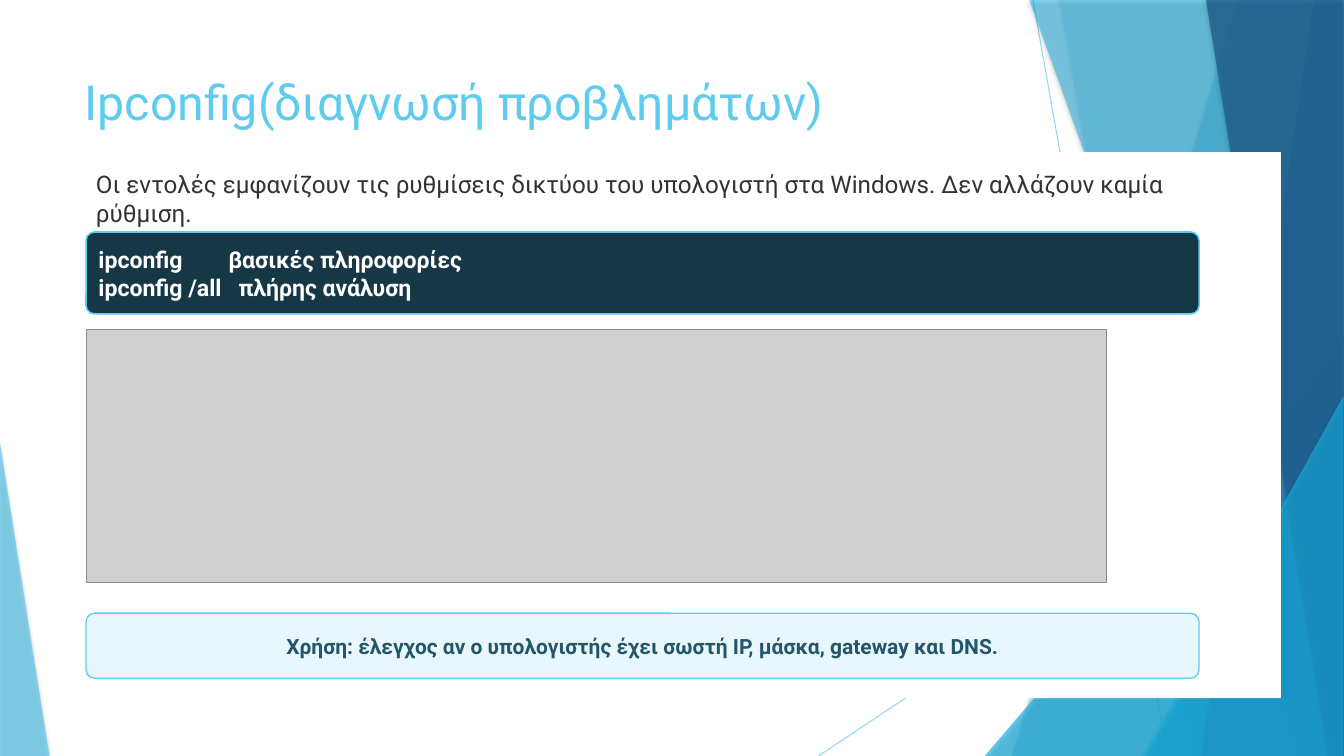
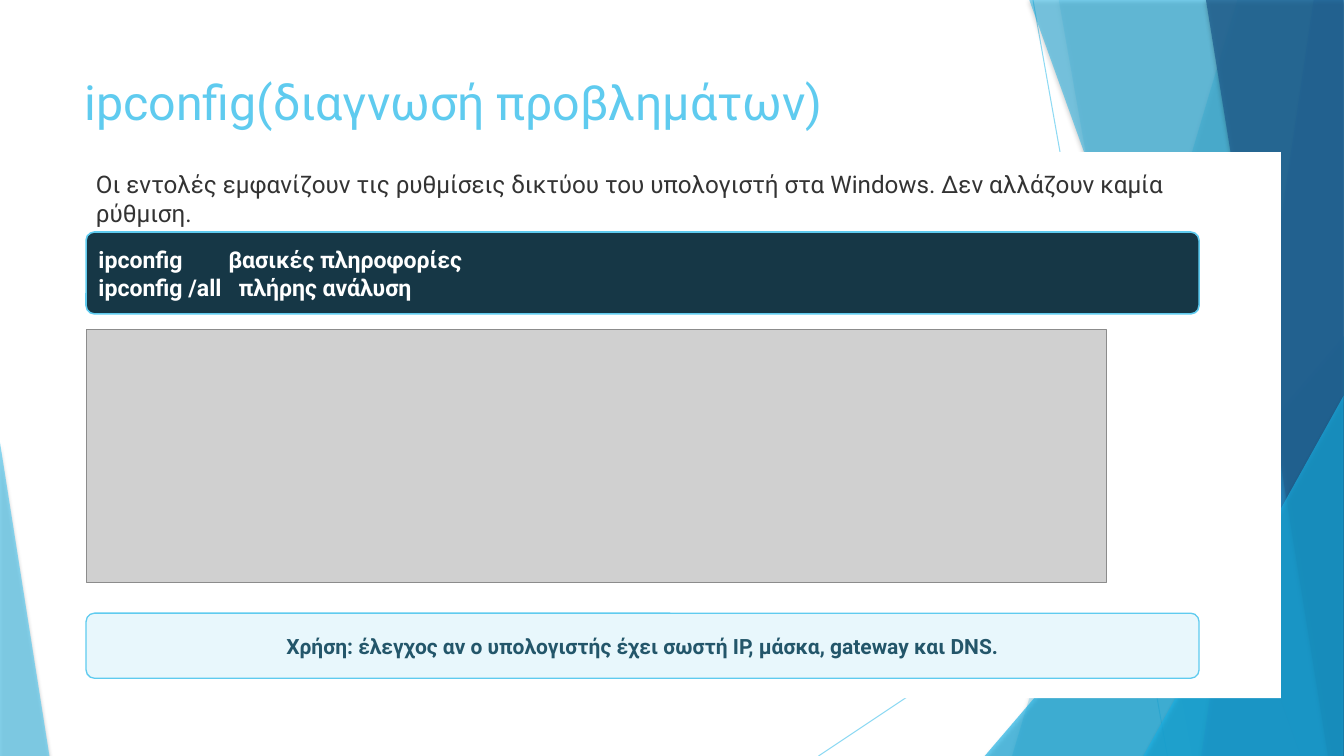
Before and after one commit to aristos32/education, a slide deck: slide 5 of schools-presentations/A Lykeiou/A5 - Computer Networks and Internet/Α.5.M2 Έλεγχος Λειτουργίας Δικτύου - Μέρος 2.pptx. Drawn at 1344x756 pixels with LibreOffice and Linux fonts; fonts in the diff are those of the drawing; grey boxes stand for pictures. Boxes give left, top, right and bottom in pixels: in the first picture for what was removed or moved away, otherwise in the second. Text is boxed around its words. In the diff, an @@ line names an element or a change of style, - is before the commit and + after.

```diff
--- a/schools-presentations/A Lykeiou/A5 - Computer Networks and Internet/Α.5.M2 Έλεγχος Λειτουργίας Δικτύου - Μέρος 2.pptx
+++ b/schools-presentations/A Lykeiou/A5 - Computer Networks and Internet/Α.5.M2 Έλεγχος Λειτουργίας Δικτύου - Μέρος 2.pptx
@@ title at [85, 81, 823, 131]: text changed @@
-Ipconfig(διαγνωσή προβλημάτων)
+ipconfig(διαγνωσή προβλημάτων)
```
Also in this commit, not shown: 10 other files.
